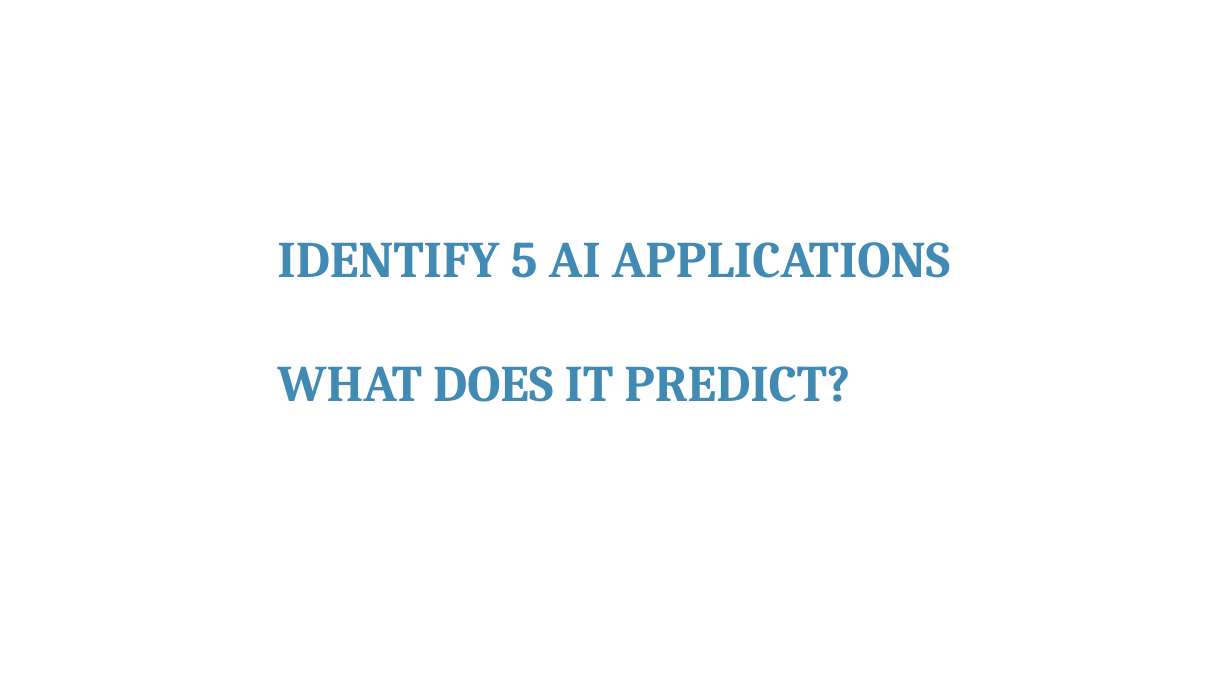
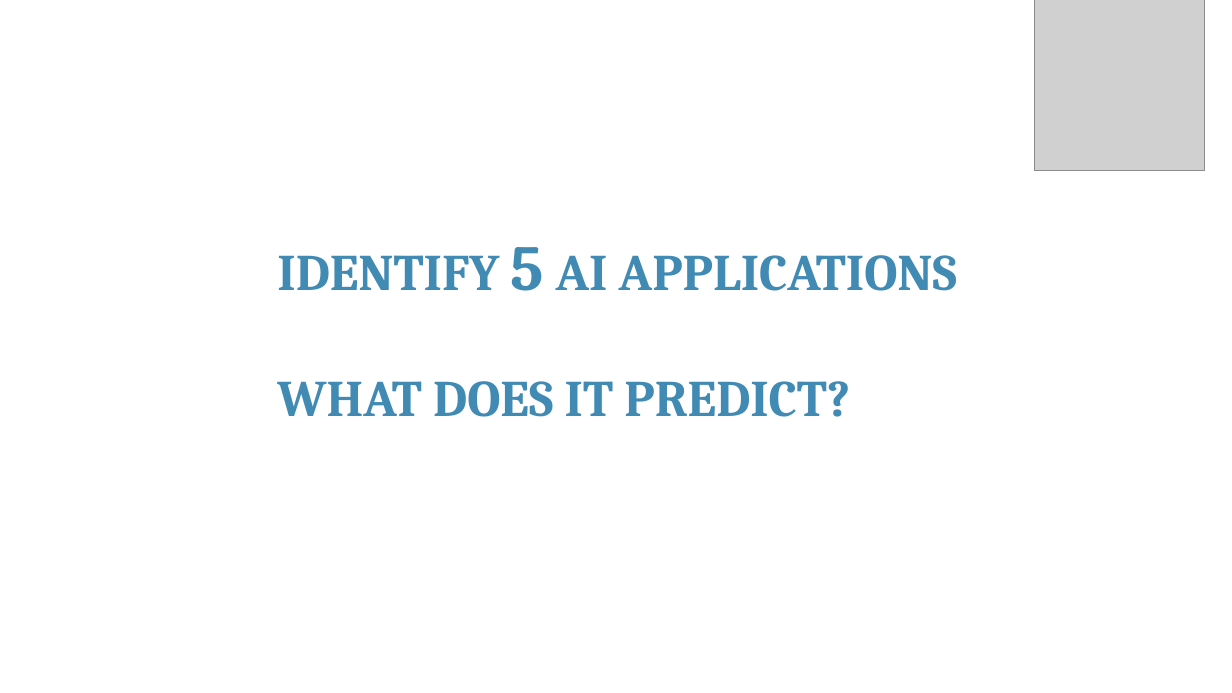
Before and after one commit to franckalbinet/itu-eaco-zanzibar-12-2018, a slide deck: slide 9 of presentations/session-4-intro-to-ai.pptx. Drawn at 1232x693 pixels with LibreOffice and Linux fonts; fonts in the diff are those of the drawing; grey boxes stand for pictures; background and template pictures are left out. Boxes give left, top, right and bottom in pixels: in the first picture for what was removed or moved away, otherwise in the second. Text is boxed around its words. In the diff, an @@ line names an element or a change of style, - is before the commit and + after.

Commit message:
complementing AI applications and AI intro

```diff
--- a/presentations/session-4-intro-to-ai.pptx
+++ b/presentations/session-4-intro-to-ai.pptx
@@ picture added at bbox=[1034, 0, 1204, 170] @@
@@ text at bbox=[277, 247, 957, 291]: size 40 to 50 pt in "5" @@
```
Also in this commit, not shown: 1 other slide changed, 6 slides added, 1 slide removed, 3 other files.
